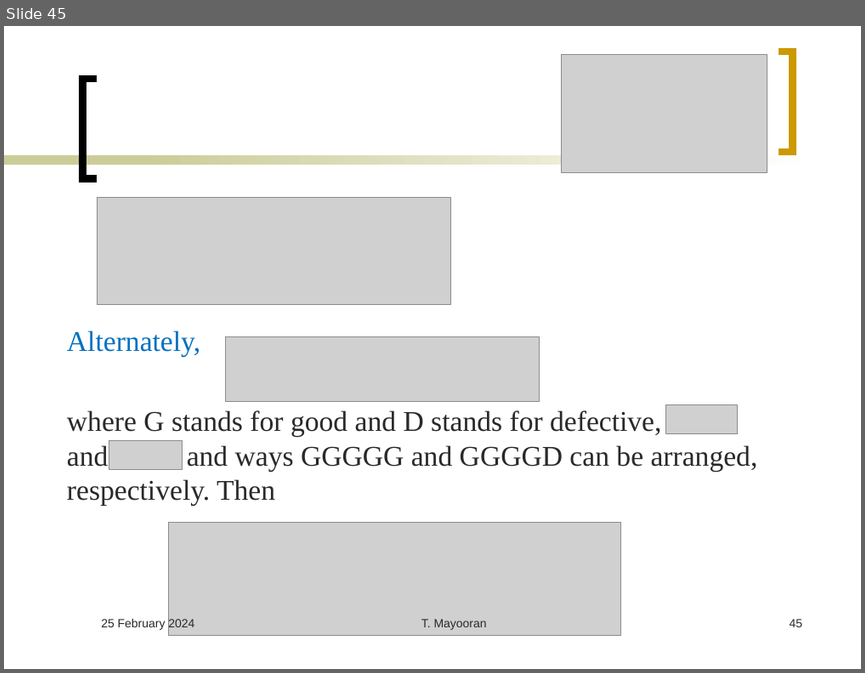
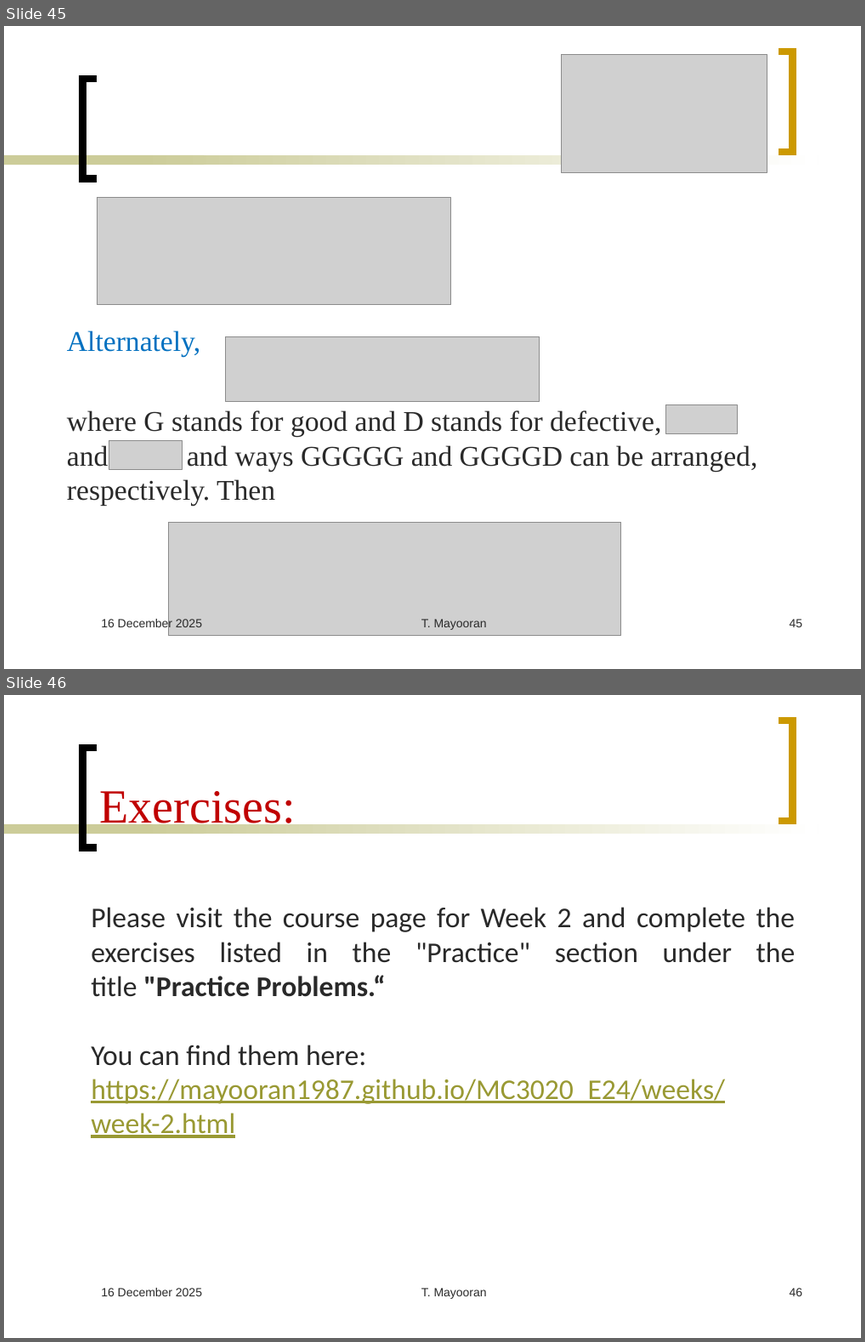
Before and after one commit to Mayooran1987/MC3020_E24, a slide deck: Lect_2.pptx. Shown one above the other, each under a label of ours: slide 45 before the commit, slides 45 and 46 after it. The pictures are 865x673 and 865x1342 pixels, drawn with LibreOffice and Linux fonts; fonts in the diff are those of the drawing; grey boxes stand for pictures. Boxes give left, top, right and bottom in pixels: in the first picture for what was removed or moved away, otherwise in the second. Text is boxed around its words. In the diff, an @@ line names an element or a change of style, - is before the commit and + after.

```diff
--- a/Lect_2.pptx
+++ b/Lect_2.pptx
@@ slide 46 added at bbox=[4, 695, 861, 1338], background #FFFFFF; not listed: 4 template elements that a slide beside it also shows @@
@@ title added at bbox=[100, 791, 296, 831], 40 pt, text #C00000 @@
+Exercises:
@@ text added at bbox=[91, 907, 795, 1138], 24 pt, text #292929 @@
+Please visit the course page for Week 2 and complete the exercises listed in the "Practice" section under the title "Practice Problems.“
+You can find them here:
+https://mayooran1987.github.io/MC3020_E24/weeks/week-2.html
@@ text added at bbox=[101, 1287, 202, 1296], 10 pt, text #292929 @@
+16 December 2025
@@ text added at bbox=[421, 1287, 487, 1299], 10 pt, text #292929 @@
+T. Mayooran
@@ page number added at bbox=[789, 1287, 803, 1296], 10 pt, text #292929 @@
+46
@@ slide 45 changed as well @@
@@ text at bbox=[101, 618, 202, 630]: text changed @@
-25 February 2024
+16 December 2025
```
Also in this commit, not shown: 50 other slides changed, 1 other slide added, 2 slides removed, 9 other files.
